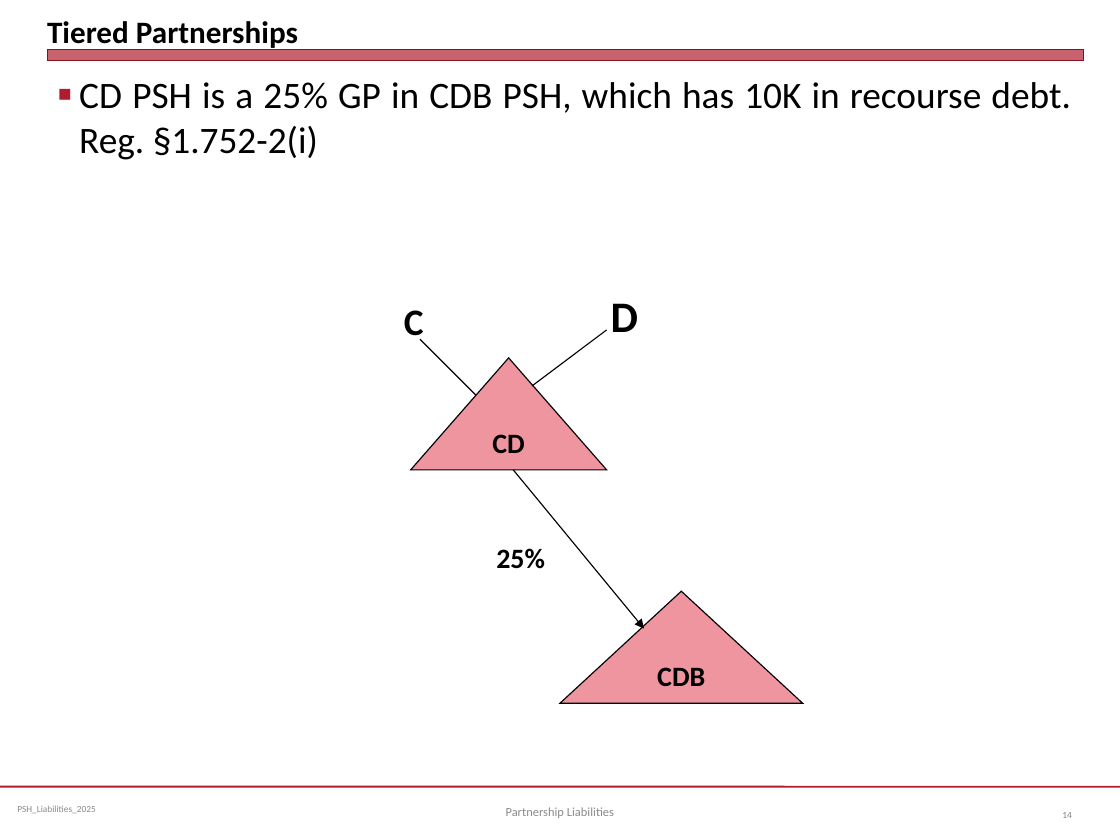
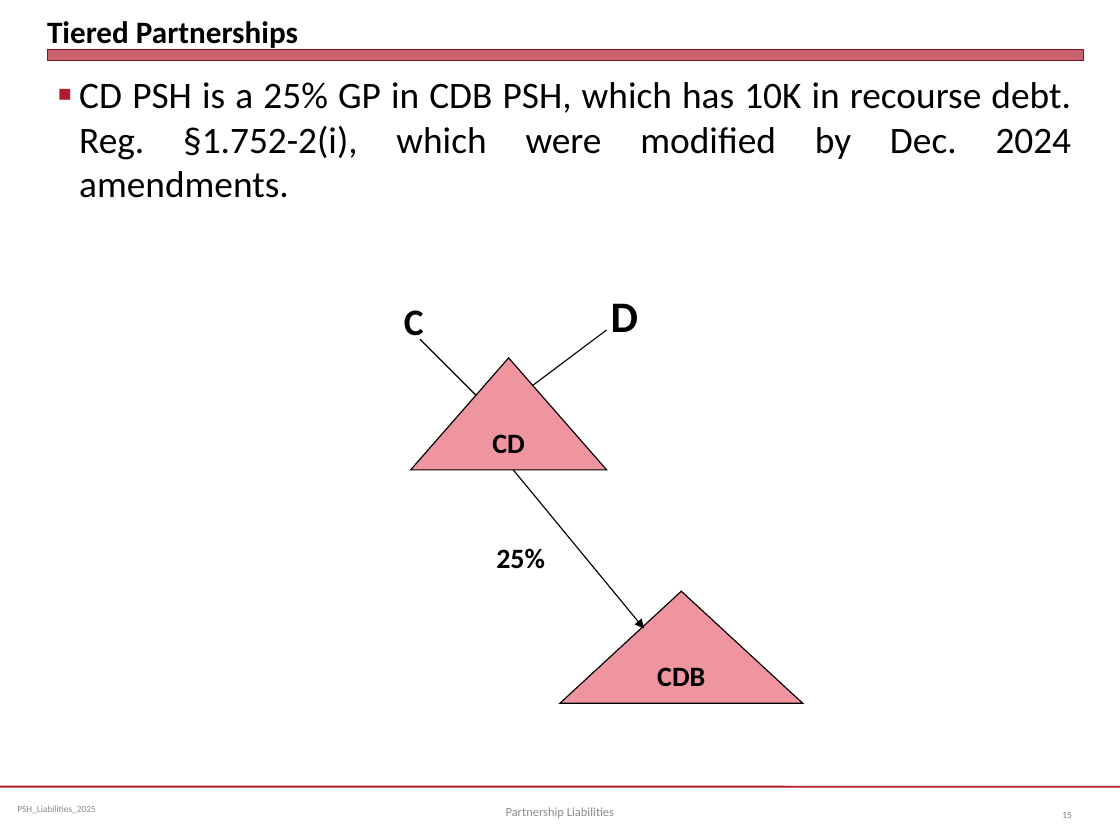
Before and after one commit to jmc877/Partnership-Tax, a slide deck: slide 15 of slides/PSH_Liabilities_2025.pptx (slide 14 before the commit). Drawn at 1120x840 pixels with LibreOffice and Linux fonts; fonts in the diff are those of the drawing. Boxes give left, top, right and bottom in pixels: in the first picture for what was removed or moved away, otherwise in the second. Text is boxed around its words. In the diff, an @@ line names an element or a change of style, - is before the commit and + after.

```diff
--- a/slides/PSH_Liabilities_2025.pptx
+++ b/slides/PSH_Liabilities_2025.pptx
@@ text at (79,82,1072,198): text changed @@
-■ CD PSH is a 25% GP in CDB PSH, which has 10K in recourse debt. Reg. §1.752-2(i)
+■ CD PSH is a 25% GP in CDB PSH, which has 10K in recourse debt. Reg. §1.752-2(i), which were modified by Dec. 2024 amendments.
```
Also in this commit, not shown: 1 slide added.
